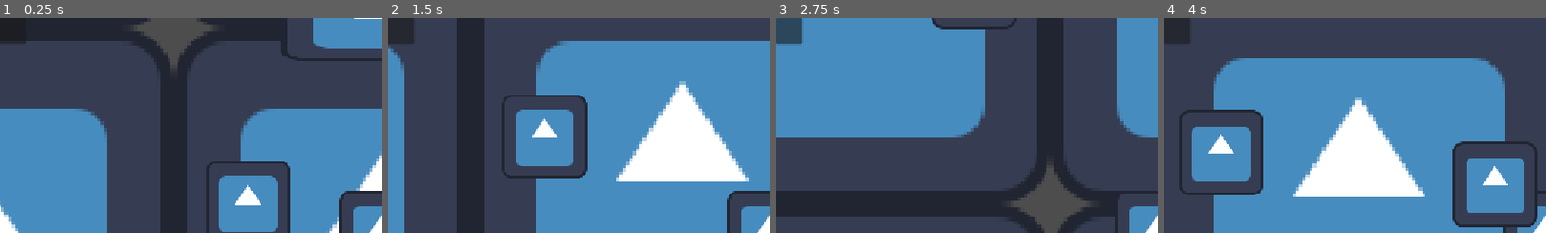
Above: before the commit, frames 1-4 (left to right).
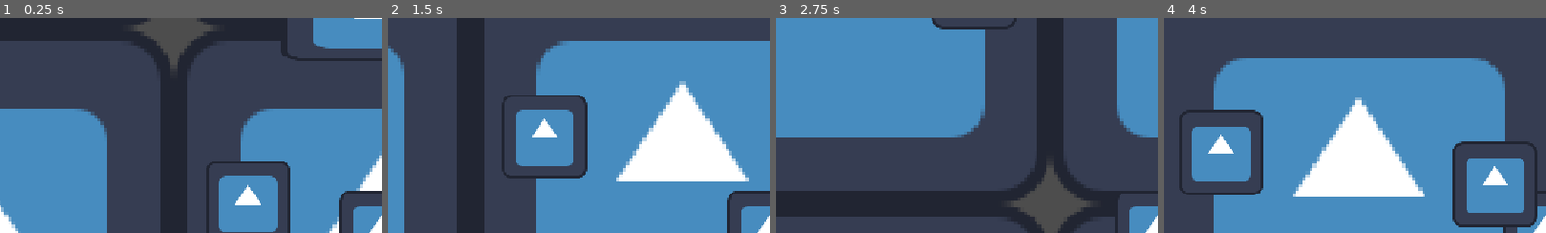
Above: after the commit, the same moments.

Repository: Yatagarasu163/Mini-Jame-Gam-59
Game: Godot game, scene res://Scenes/main_game.tscn
The game is run twice, just before and just after one commit, with the same random seed, the same clock (stepped at 60 frames per second) and the same inputs. The engine's default icon, where the game draws it, is replaced by a stand-in: a white triangle on a blue panel in a dark square.
Inputs:
- Up to frame 1 (0.25 s): no input
- Up to frame 2 (1.5 s): tap Enter at 0.5 s; hold D (move_right) 0.53-1.28 s; hold Space (mash_space) 0.53-1.28 s; hold S (move_down) from 1.28 s (still down); tap E (interact) at 1.35 s
- Up to frame 3 (2.75 s): tap Space (mash_space) at 1.55 s; release S (move_down) at 2.03 s; hold D (move_right) from 2.03 s (still down); hold Space (mash_space) from 2.03 s (still down); tap F (mash_f) at 2.1 s
- Up to frame 4 (4 s): release D (move_right) at 2.78 s; release Space (mash_space) at 2.78 s; hold W (move_up) 2.78-3.53 s; tap Q (mash_q) at 2.85 s; tap Space (mash_space) at 3.05 s; hold A (move_left) from 3.53 s (still down); hold Space (mash_space) from 3.53 s (still down); tap R (mash_r) at 3.6 s
The pictures show only the part of the screen within x 0-50%, y 0-50%; the shares and areas given below are measured in that part.

The runs differ from the first frame. In frame 1, less than 0.1% of the frame differs, in the area x 0-7%, y 10-12%; in frame 2, 0.8%; in frame 3, 0.8%, in the area x 0-7%, y 0-12%; in frame 4, 0.8%.

Commit message:
Cooking Mini Game Finished

Diff:
--- a/Code-y Bits/factory_machine.gd
+++ b/Code-y Bits/factory_machine.gd
@@ -6,6 +6,16 @@
 var player = null
 var currentPress = 0
 var requiredPress = 0
+
+var temperature: float = 20.0
+var cookingProgress:float = 0.0
+
+#Cooking Mini Game Reference
+@export var minTemperature: float = 40.0
+@export var maxTemperature: float = 80.0
+@export var cookingTime: float = 5.0
+@export var heatingSpeed: float = 25.0
+@export var coolingSpeed: float = 10.0
 
 @export var minPresses: int = 10
 @export var maxPresses: int = 20
@@ -22,16 +32,29 @@
 enum MachineType { CUTTER,COOKING,BLENDER,BOTTLING}
 @export var machineType : MachineType
 
+# Cutting Mini Games References
 @export var cuttingProgressBar: ProgressBar
 @export var keyIndicator: Panel
 @export var keyLabel: Label
 @export var instructionText: Label
 @export var outputItem: Area2D
 
+# Cooking Mini Games References
+@export var cookingUI: Control
+@export var temperatureIndicator: Sprite2D
+@export var temperatureBar: Sprite2D
+@export var temperatureLabel: Label
+@export var cookingProgressBar: ProgressBar
+
+
 func _ready():
 	cuttingProgressBar.visible = false
 	keyIndicator.visible = false
 	instructionText.visible = false
+
+	if machineType == MachineType.COOKING:
+		cookingUI.visible = false
+
 
 func interact():
 	if machineActive == false:
@@ -103,7 +126,13 @@
 	print("Selected Key: ", selectedKeys)
 
 func startCookingGame():
-	completeMiniGame()
+	temperature = 20.0
+	cookingProgress = 0.0
+	cookingUI.visible = true
+	temperatureLabel.text = str(int(temperature)) + "°C"
+	cookingProgressBar.max_value = cookingTime
+	cookingProgressBar.value = 0
+	updateTemperatureIndicator()
 
 func startBlenderGame():
 	completeMiniGame()
@@ -169,7 +198,27 @@
 			completeMiniGame()
 
 func updateCookingGame(delta):
-	pass
+	if Input.is_action_pressed("mash_space"):
+		temperature += heatingSpeed * delta
+	else:
+		temperature -= coolingSpeed * delta
+
+	temperature = clamp(temperature, 8.0, 100.0)
+	temperatureLabel.text = str(int(temperature)) + "°C"
+	updateTemperatureIndicator()
+
+	if temperature >= minTemperature and temperature <= maxTemperature:
+		cookingProgress += delta
+		cookingProgressBar.value = cookingProgress
+
+		if cookingProgress >= cookingTime:
+			completeMiniGame()
+
+func updateTemperatureIndicator():
+	var startX = 430.0
+	var moveDistance = 300.0
+
+	temperatureIndicator.position.x = startX + ((temperature / 100.0) * moveDistance)
 
 func updateBlendingGame(delta):
 	pass
@@ -189,6 +238,7 @@
 
 	if machineType == MachineType.COOKING:
 		player.finish_cooking()
+		cookingUI.visible = false
 		print("Cooking Completed")
 
 	if machineType == MachineType.BLENDER:
@@ -212,12 +262,18 @@
 		keyIndicator.visible = true
 		instructionText.visible = true
 
+	if machineType == MachineType.COOKING:
+		cookingUI.visible = true
+
 func hideMiniGameUI():
 	if machineType == MachineType.CUTTER:
 		cuttingProgressBar.visible = false
 		keyIndicator.visible = false
 		instructionText.visible = false
 
+	if machineType == MachineType.COOKING:
+		cookingUI.visible = false
+
 func _on_interaction_area_body_entered(body: Node2D) -> void:
 	if body.name == "Player":
 		playerInRange = true
--- a/Scenes/main_game.tscn
+++ b/Scenes/main_game.tscn
@@ -8,7 +8,9 @@
 [ext_resource type="Script" uid="uid://bij4x7ec50bix" path="res://Code-y Bits/machineInteraction.gd" id="5_6y7pd"]
 [ext_resource type="PackedScene" uid="uid://cvrejer7q53ep" path="res://Prefabs/test_enemy.tscn" id="7_6y7pd"]
 [ext_resource type="PackedScene" uid="uid://nwbor2efjgho" path="res://Prefabs/test_machine.tscn" id="8_73nn6"]
+[ext_resource type="Texture2D" uid="uid://bshqkhaufs6h6" path="res://TemperatureBar(Thermometer).png" id="9_0xqxu"]
 [ext_resource type="Script" uid="uid://lvcpmi2l4wa3" path="res://Code-y Bits/tomato_collection.gd" id="9_73nn6"]
+[ext_resource type="Texture2D" uid="uid://by0krry537rax" path="res://TemperatureIndicator.png" id="10_tpqse"]
 
 [sub_resource type="RectangleShape2D" id="RectangleShape2D_xrivr"]
 size = Vector2(128, 129)
@@ -130,6 +132,7 @@
 vertical_alignment = 1
 
 [node name="instruction" type="Label" parent="MiniGameUI" unique_id=756164104]
+visible = false
 anchors_preset = 5
 anchor_left = 0.5
 anchor_right = 0.5
@@ -141,26 +144,170 @@
 text = "Press the button repeatedly to cut the tomato"
 
 [node name="CookingUI" type="Panel" parent="MiniGameUI" unique_id=2077286634]
-offset_right = 40.0
-offset_bottom = 40.0
-
-[node name="CutterMachine" parent="." unique_id=1877580678 node_paths=PackedStringArray("cuttingProgressBar", "keyIndicator", "keyLabel", "instructionText") instance=ExtResource("8_73nn6")]
+self_modulate = Color(1, 1, 1, 0)
+anchors_preset = 15
+anchor_right = 1.0
+anchor_bottom = 1.0
+grow_horizontal = 2
+grow_vertical = 2
+
+[node name="TemperatureBarText" type="Label" parent="MiniGameUI/CookingUI" unique_id=1991464259]
+layout_mode = 1
+anchors_preset = 5
+anchor_left = 0.5
+anchor_right = 0.5
+offset_left = -36.0
+offset_top = 93.0
+offset_right = 97.00116
+offset_bottom = 116.0
+grow_horizontal = 2
+text = "Temperature Bar"
+horizontal_alignment = 1
+
+[node name="TemperatureBar" type="Control" parent="MiniGameUI/CookingUI" unique_id=1802605290]
+layout_mode = 1
+anchors_preset = 5
+anchor_left = 0.5
+anchor_right = 0.5
+offset_left = -150.0
+offset_top = 50.0
+offset_right = 210.0
+offset_bottom = 85.0
+grow_horizontal = 2
+
+[node name="ColdZone" type="ColorRect" parent="MiniGameUI/CookingUI/TemperatureBar" unique_id=1311357856]
+layout_mode = 0
+offset_right = 120.0
+offset_bottom = 35.0
+color = Color(0.23137255, 0.50980395, 0.8156863, 0)
+
+[node name="GoodZone" type="ColorRect" parent="MiniGameUI/CookingUI/TemperatureBar" unique_id=1089419652]
+layout_mode = 0
+offset_left = 120.0
+offset_right = 240.0
+offset_bottom = 35.0
+color = Color(0.29803923, 0.79607844, 0.41960785, 0)
+
+[node name="HotZone" type="ColorRect" parent="MiniGameUI/CookingUI/TemperatureBar" unique_id=1697009998]
+layout_mode = 0
+offset_left = 240.0
+offset_right = 360.0
+offset_bottom = 35.0
+color = Color(0.9019608, 0.3254902, 0.29411766, 0)
+
+[node name="CookingProgressBar" type="ProgressBar" parent="MiniGameUI/CookingUI" unique_id=42688104]
+layout_mode = 1
+anchors_preset = 7
+anchor_left = 0.5
+anchor_top = 1.0
+anchor_right = 0.5
+anchor_bottom = 1.0
+offset_left = -129.0
+offset_top = -196.0
+offset_right = 171.0011
+offset_bottom = -166.00034
+grow_horizontal = 2
+grow_vertical = 0
+max_value = 10.0
+value = 10.0
+
+[node name="KeyIndicator" type="Panel" parent="MiniGameUI/CookingUI" unique_id=229036349]
+layout_mode = 1
+anchors_preset = 7
+anchor_left = 0.5
+anchor_top = 1.0
+anchor_right = 0.5
+anchor_bottom = 1.0
+offset_left = -49.0
+offset_top = -136.0
+offset_right = 101.0
+offset_bottom = -106.0
+grow_horizontal = 2
+grow_vertical = 0
+
+[node name="KeyLabel" type="Label" parent="MiniGameUI/CookingUI/KeyIndicator" unique_id=1061842616]
+layout_mode = 1
+anchors_preset = 15
+anchor_right = 1.0
+anchor_bottom = 1.0
+grow_horizontal = 2
+grow_vertical = 2
+text = "SPACE"
+horizontal_alignment = 1
+vertical_alignment = 1
+
+[node name="TemperatureBarText2" type="Label" parent="MiniGameUI/CookingUI" unique_id=414995460]
+layout_mode = 1
+anchors_preset = 5
+anchor_left = 0.5
+anchor_right = 0.5
+offset_left = -50.0
+offset_top = 555.0
+offset_right = 100.0
+offset_bottom = 604.0
+grow_horizontal = 2
+text = " HOLD → HEAT
+ RELEASE → COOL"
+horizontal_alignment = 1
+vertical_alignment = 1
+
+[node name="CookinginstructionText" type="Label" parent="MiniGameUI/CookingUI" unique_id=1816796618]
+layout_mode = 1
+anchors_preset = 5
+anchor_left = 0.5
+anchor_right = 0.5
+offset_left = -143.999
+offset_top = 10.0
+offset_right = 205.00098
+offset_bottom = 33.0
+grow_horizontal = 2
+text = "KEEP THE TEMPERATURE IN THE GREEN ZONE"
+horizontal_alignment = 1
+
+[node name="TemparatureBarImage" type="Sprite2D" parent="MiniGameUI/CookingUI" unique_id=1416259183]
+position = Vector2(609.125, 66)
+scale = Vector2(0.25, 0.25)
+texture = ExtResource("9_0xqxu")
+region_enabled = true
+region_rect = Rect2(229, 420, 1481, 240)
+
+[node name="TemperatureIndicator" type="Sprite2D" parent="MiniGameUI/CookingUI" unique_id=762899537]
+position = Vector2(453, 63)
+scale = Vector2(0.25, 0.25)
+texture = ExtResource("10_tpqse")
+region_enabled = true
+region_rect = Rect2(909, 404, 88, 170)
+
+[node name="CutterMachine" parent="." unique_id=1877580678 node_paths=PackedStringArray("cuttingProgressBar", "keyIndicator", "keyLabel", "instructionText", "cookingUI", "temperatureIndicator", "temperatureBar", "temperatureLabel", "cookingProgressBar") instance=ExtResource("8_73nn6")]
 position = Vector2(0, -335)
 cuttingProgressBar = NodePath("../MiniGameUI/CuttingProgressBar")
 keyIndicator = NodePath("../MiniGameUI/KeyIndicator")
 keyLabel = NodePath("../MiniGameUI/KeyIndicator/KeyLabel")
 instructionText = NodePath("../MiniGameUI/instruction")
-
-[node name="CookingMachine" parent="." unique_id=1748030692 node_paths=PackedStringArray("cuttingProgressBar", "keyIndicator", "keyLabel", "instructionText") instance=ExtResource("8_73nn6")]
+cookingUI = NodePath("../MiniGameUI/CookingUI")
+temperatureIndicator = NodePath("../MiniGameUI/CookingUI/TemperatureIndicator")
+temperatureBar = NodePath("../MiniGameUI/CookingUI/TemparatureBarImage")
+temperatureLabel = NodePath("../MiniGameUI/CookingUI/TemperatureBarText")
+cookingProgressBar = NodePath("../MiniGameUI/CookingUI/CookingProgressBar")
+
+[node name="CookingMachine" parent="." unique_id=1748030692 node_paths=PackedStringArray("cuttingProgressBar", "keyIndicator", "keyLabel", "instructionText", "cookingUI", "temperatureIndicator", "temperatureBar", "temperatureLabel", "cookingProgressBar") instance=ExtResource("8_73nn6")]
 position = Vector2(665, -8)
 machineType = 1
 cuttingProgressBar = NodePath("../MiniGameUI/CuttingProgressBar")
 keyIndicator = NodePath("../MiniGameUI/KeyIndicator")
 keyLabel = NodePath("../MiniGameUI/KeyIndicator/KeyLabel")
 instructionText = NodePath("../MiniGameUI/instruction")
+cookingUI = NodePath("../MiniGameUI/CookingUI")
+temperatureIndicator = NodePath("../MiniGameUI/CookingUI/TemperatureIndicator")
+temperatureBar = NodePath("../MiniGameUI/CookingUI/TemparatureBarImage")
+temperatureLabel = NodePath("../MiniGameUI/CookingUI/TemperatureBarText")
+cookingProgressBar = NodePath("../MiniGameUI/CookingUI/CookingProgressBar")
 
 [node name="Sprite2D" parent="CookingMachine" index="0" unique_id=1522078674]
 modulate = Color(4.813075e-08, 0.5721783, 0.18850693, 1)
+
+[node name="CollisionShape2D" parent="CookingMachine/InteractionArea" parent_id_path=PackedInt32Array(1748030692, 970127621) index="0" unique_id=1205405099]
+position = Vector2(3, 19)
 
 [node name="Sprite2D" parent="CookingMachine/OutputPoint/OutputItem" parent_id_path=PackedInt32Array(1748030692, 1068318048) index="0" unique_id=1620921805]
 modulate = Color(0, 0, 0, 1)
@@ -179,7 +326,7 @@
 [node name="Sprite2D" parent="BlenderMachine/OutputPoint/OutputItem" parent_id_path=PackedInt32Array(909720830, 1068318048) index="0" unique_id=1620921805]
 modulate = Color(0.48133707, 0.4813372, 2.8878452e-07, 1)
 
-[node name="BottlingrMachine" parent="." unique_id=305776392 node_paths=PackedStringArray("cuttingProgressBar", "keyIndicator", "keyLabel", "instructionText") instance=ExtResource("8_73nn6")]
+[node name="BottlingMachine" parent="." unique_id=305776392 node_paths=PackedStringArray("cuttingProgressBar", "keyIndicator", "keyLabel", "instructionText") instance=ExtResource("8_73nn6")]
 position = Vector2(1995, -24)
 machineType = 3
 cuttingProgressBar = NodePath("../MiniGameUI/CuttingProgressBar")
@@ -187,7 +334,7 @@
 keyLabel = NodePath("../MiniGameUI/KeyIndicator/KeyLabel")
 instructionText = NodePath("../MiniGameUI/instruction")
 
-[node name="Sprite2D" parent="BottlingrMachine" index="0" unique_id=1522078674]
+[node name="Sprite2D" parent="BottlingMachine" index="0" unique_id=1522078674]
 modulate = Color(4.813075e-08, 0.5721783, 0.18850693, 1)
 
 [connection signal="body_entered" from="Player/HurtBox" to="Player" method="_on_hurt_box_body_entered"]
@@ -198,4 +345,4 @@
 
 [editable path="CookingMachine"]
 [editable path="BlenderMachine"]
-[editable path="BottlingrMachine"]
+[editable path="BottlingMachine"]
Binary file added: TemperatureBar(Thermometer).png
Not shown, added: TemperatureBar(Thermometer).png.import
Binary file added: TemperatureIndicator.png
Not shown, added: TemperatureIndicator.png.import
